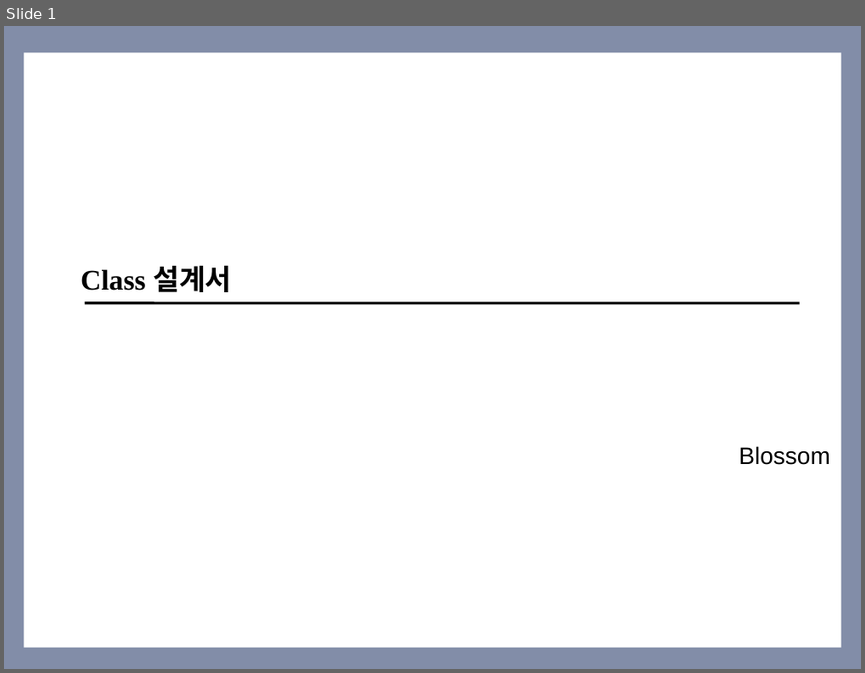
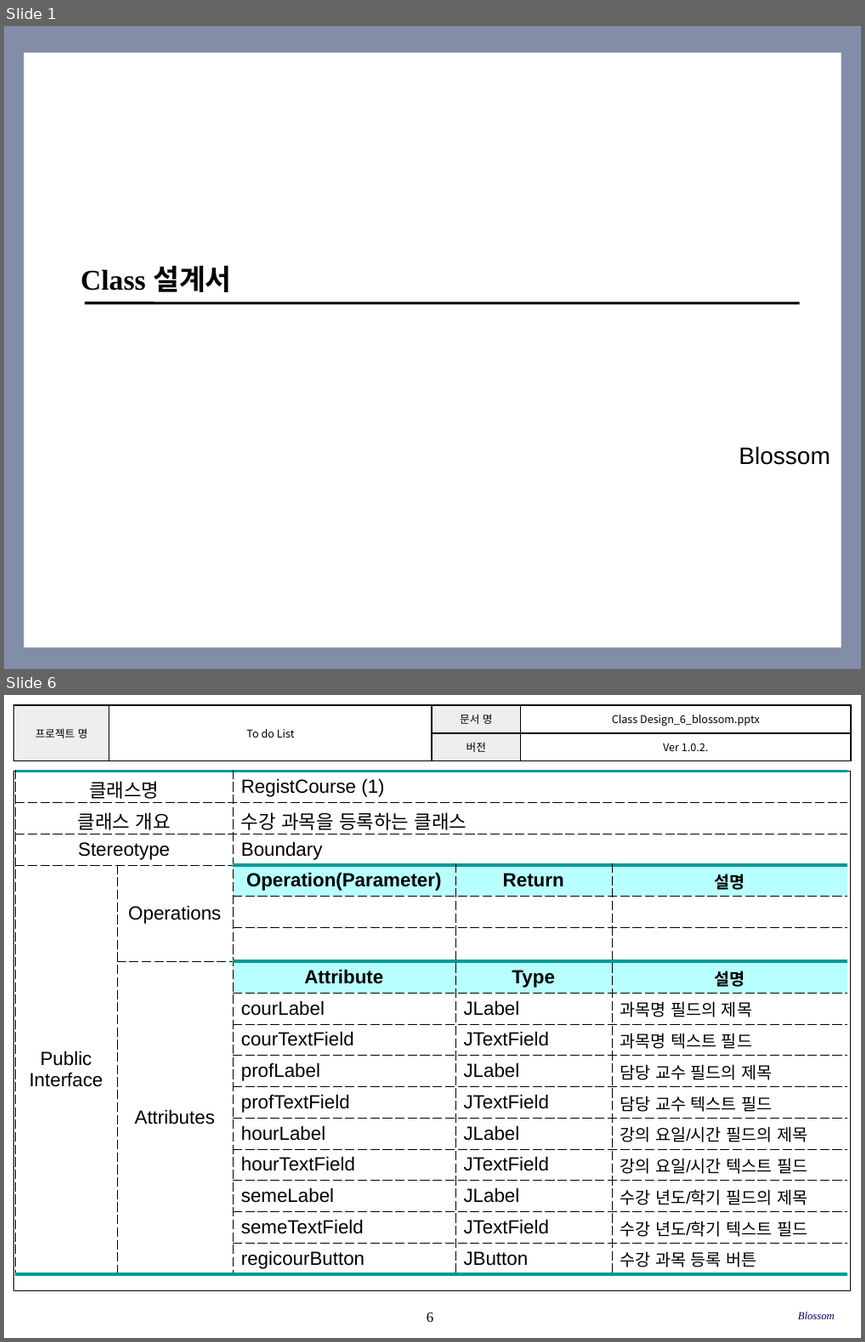
Before and after one commit to SE-admin/SE2017_6_blossom, a slide deck: doc/3_ 설계서/Class Design_6_blossom.pptx. Shown one above the other, each under a label of ours: slide 1 before the commit, slides 1 and 6 after it; the slides between them are not shown. The pictures are 865x673 and 865x1342 pixels, drawn with LibreOffice and Linux fonts; fonts in the diff are those of the drawing; background and template pictures are left out. Boxes give left, top, right and bottom in pixels: in the first picture for what was removed or moved away, otherwise in the second. Text is boxed around its words. In the diff, an @@ line names an element or a change of style, - is before the commit and + after.

Commit message:
2017 - 05 - 25	Ver 1.0.2	StartLogin, RegistCourse, ShowList 클래스 추가	임현

```diff
--- a/doc/3_ 설계서/Class Design_6_blossom.pptx
+++ b/doc/3_ 설계서/Class Design_6_blossom.pptx
@@ slide 6 added at (4,695,861,1338), background #FFFFFF @@
@@ table added at (13,705,851,761), 2 rows, 4 columns @@
+프로젝트 명 | To do List | 문서 명 | Class Design_6_blossom.pptx
+ |  | 버전 | Ver 1.0.2.
@@ rectangle added at (13,771,851,1291), outline #000000 0.75 pt @@
@@ table added at (15,771,847,1273), 16 rows, 5 columns @@
+클래스명 |  | RegistCourse (1) |  | 
+클래스 개요 |  | 수강 과목을 등록하는 클래스 |  | 
+Stereotype |  | Boundary |  | 
+Public / Interface | Operations | Operation(Parameter) | Return | 설명
+ |  |  |  | 
+ |  |  |  | 
+ | Attributes | Attribute | Type | 설명
+ |  | courLabel | JLabel | 과목명 필드의 제목
+ |  | courTextField | JTextField | 과목명 텍스트 필드
+ |  | profLabel | JLabel | 담당 교수 필드의 제목
+ |  | profTextField | JTextField | 담당 교수 텍스트 필드
+ |  | hourLabel | JLabel | 강의 요일/시간 필드의 제목
+ |  | hourTextField | JTextField | 강의 요일/시간 텍스트 필드
+ |  | semeLabel | JLabel | 수강 년도/학기 필드의 제목
+ |  | semeTextField | JTextField | 수강 년도/학기 텍스트 필드
+ |  | regicourButton | JButton | 수강 과목 등록 버튼
@@ page number added at (426,1312,433,1321), 12 pt, text #000000 @@
+6
@@ text added at (798,1311,834,1319), 9 pt, text #000066, italic @@
+Blossom
```
Also in this commit, not shown: 2 slides changed, 5 other slides added.
